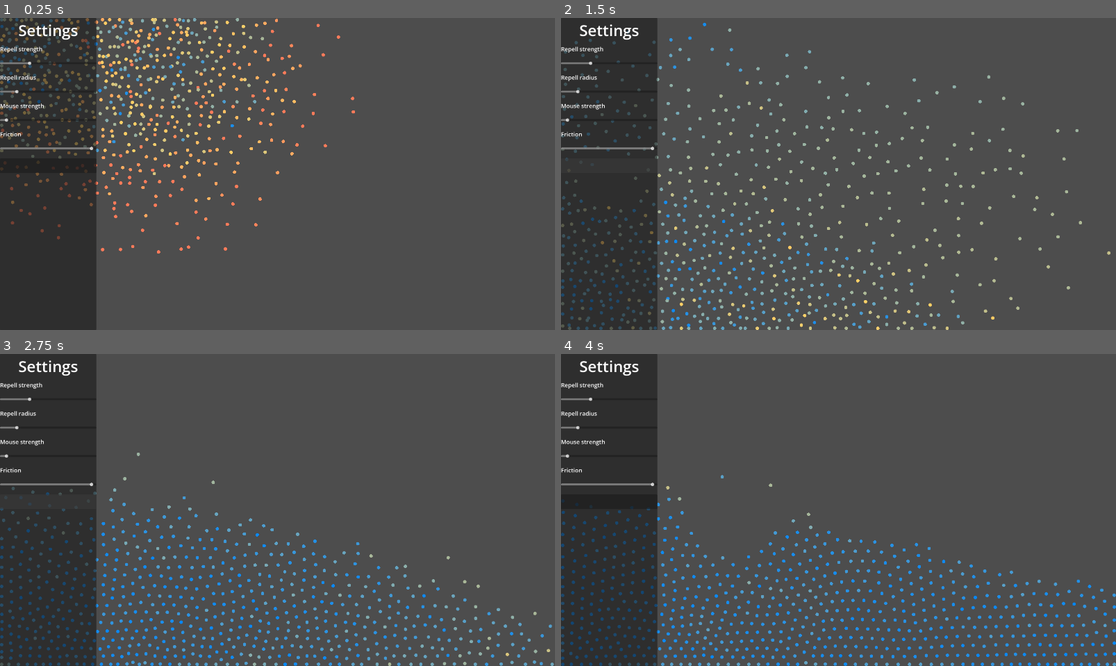
Above: before the commit, frames 1-4 (two rows, left to right).
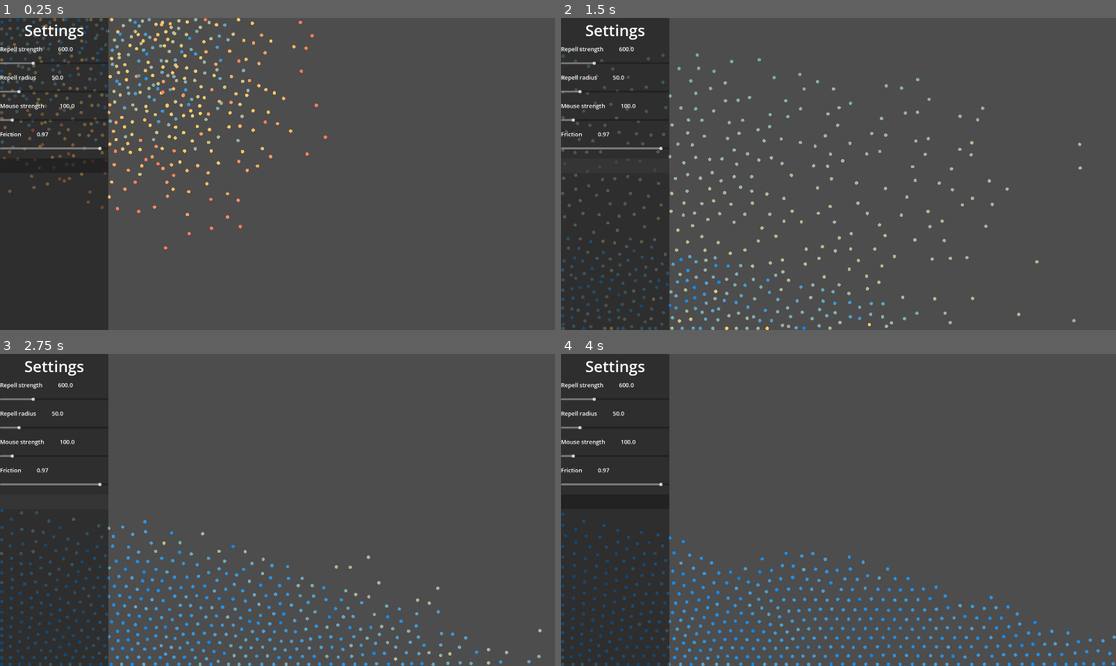
Above: after the commit, the same moments.

Repository: WilliamNord/water-simulator
Game: Godot game, scene res://world.tscn
Same seed, same stepped clock (60 frames per second), same inputs: the game is played once before the commit and once after it.
Inputs (mouse positions are in pixels of both pictures, inside the frame that each line leads up to; where the layout moved, square brackets give the same spot in the first picture):
- Up to frame 1 (0.25 s): no input
- Up to frame 2 (1.5 s): click (616, 164) [610, 164] at 0.5 s; click (616, 164) [610, 164] at 1.25 s
- Up to frame 3 (2.75 s): click (55, 500) [49, 500] at 2 s
- Up to frame 4 (4 s): move the mouse to (960, 494) at 2.77 s; click (960, 494) at 2.92 s; move the mouse to (727, 525) at 3.52 s; click (727, 525) at 3.67 s

The runs differ from the first frame. In frame 1, 8.1% of the frame differs, in the area x 0-64%, y 0-100%; in frame 2, 8.2%; in frame 3, 8.5%; in frame 4, 8.7%, in the area x 0-100%, y 0-100%.

Commit message:
lagt til verdien til sliders
Når kan brukeren se verdien som de har satt. jeg skal legge til en font eller noen farger for å få det til å se bedre ut.

Diff:
--- a/water-particle-sim/particle_manager.gd
+++ b/water-particle-sim/particle_manager.gd
@@ -42,7 +42,7 @@
 		grid[cell].append(particle)
 
 	# input fra mus
-	if Input.is_mouse_button_pressed(MOUSE_BUTTON_LEFT):
+	if Input.is_mouse_button_pressed(MOUSE_BUTTON_LEFT) and get_viewport().gui_get_hovered_control() == null:
 		var mouse_pos = get_global_mouse_position()
 		var mouse_radius_sq = mouse_repell_radius * mouse_repell_radius
 
--- a/water-particle-sim/settings_ui.gd
+++ b/water-particle-sim/settings_ui.gd
@@ -5,6 +5,12 @@
 @onready var repell_rad_slider   = $Panel/VBoxContainer/RepellRadiusSlider
 @onready var mouse_str_slider    = $Panel/VBoxContainer/MouseStrengthSlider
 @onready var friction_slider     = $Panel/VBoxContainer/FrictionSlider
+
+@onready var repell_strength_label_value: Label = $"Panel/VBoxContainer/HBoxContainer/RepellStrengthLabel value"
+@onready var repell_radius_label_value: Label = $"Panel/VBoxContainer/HBoxContainer4/RepellRadiusLabel value"
+@onready var mouse_strength_label_value: Label = $"Panel/VBoxContainer/HBoxContainer3/MouseStrengthLabel value"
+@onready var friction_label_value: Label = $"Panel/VBoxContainer/HBoxContainer2/FrictionLabel value"
+
 
 var manager
 
@@ -25,16 +31,20 @@
 func _on_repell_strength_changed(value):
 	if manager:
 		manager.repell_strength = value
+		repell_strength_label_value.text = str(value)
 
 func _on_repell_radius_changed(value):
 	if manager:
 		manager.repell_radius = value
 		manager.cell_size = value  # grid må følge med
+		repell_radius_label_value.text = str(value)
 
 func _on_mouse_strength_changed(value):
 	if manager:
 		manager.mouse_repell_strength = value
+		mouse_strength_label_value.text = str(value)
 
 func _on_friction_changed(value):
 	for p in get_tree().get_nodes_in_group("particles"):
 		p.velocity_mod = value
+	friction_label_value.text = str(value)
--- a/water-particle-sim/world.gd
+++ b/water-particle-sim/world.gd
@@ -1,7 +1,7 @@
 extends Node2D
 
 const PARTICLE_SCENE = preload("res://particle.tscn")
-@export var num_particles: int = 700
+@export var num_particles: int = 500
 var screen_height = 1080 / 2
 var screen_width = 1920 / 2
 @export var spawn_area: Rect2 = Rect2(Vector2(0, 0), Vector2(screen_width, screen_height))
--- a/water-particle-sim/world.tscn
+++ b/water-particle-sim/world.tscn
@@ -10,7 +10,8 @@
 script = ExtResource("2_fj7yv")
 
 [node name="Panel" type="Panel" parent="settings_ui" unique_id=1062517592]
-custom_minimum_size = Vector2(400, 0)
+clip_contents = true
+custom_minimum_size = Vector2(450, 0)
 anchors_preset = 9
 anchor_bottom = 1.0
 grow_vertical = 2
@@ -33,22 +34,41 @@
 horizontal_alignment = 1
 vertical_alignment = 1
 
-[node name="RepellStrengthLabel" type="Label" parent="settings_ui/Panel/VBoxContainer" unique_id=1100626120]
+[node name="HBoxContainer" type="HBoxContainer" parent="settings_ui/Panel/VBoxContainer" unique_id=811822746]
+layout_mode = 2
+theme_override_constants/separation = 65
+
+[node name="RepellStrengthLabel" type="Label" parent="settings_ui/Panel/VBoxContainer/HBoxContainer" unique_id=1100626120]
 layout_mode = 2
 theme_override_font_sizes/font_size = 24
 text = "Repell strength"
+
+[node name="RepellStrengthLabel value" type="Label" parent="settings_ui/Panel/VBoxContainer/HBoxContainer" unique_id=1369583862]
+layout_mode = 2
+theme_override_font_sizes/font_size = 24
+text = "-0-"
 
 [node name="RepellStrengthSlider" type="HSlider" parent="settings_ui/Panel/VBoxContainer" unique_id=1037848089]
 custom_minimum_size = Vector2(0, 60)
 layout_mode = 2
 max_value = 2000.0
 step = 5.0
-page = 40.0
 
-[node name="RepellRadiusLabel" type="Label" parent="settings_ui/Panel/VBoxContainer" unique_id=1937241851]
+[node name="HBoxContainer4" type="HBoxContainer" parent="settings_ui/Panel/VBoxContainer" unique_id=2030766505]
+layout_mode = 2
+theme_override_constants/separation = 65
+
+[node name="RepellRadiusLabel" type="Label" parent="settings_ui/Panel/VBoxContainer/HBoxContainer4" unique_id=1937241851]
 layout_mode = 2
 theme_override_font_sizes/font_size = 24
 text = "Repell radius"
+
+[node name="RepellRadiusLabel value" type="Label" parent="settings_ui/Panel/VBoxContainer/HBoxContainer4" unique_id=807243409]
+layout_mode = 2
+size_flags_horizontal = 8
+size_flags_vertical = 8
+theme_override_font_sizes/font_size = 24
+text = "-0-"
 
 [node name="RepellRadiusSlider" type="HSlider" parent="settings_ui/Panel/VBoxContainer" unique_id=746557960]
 custom_minimum_size = Vector2(0, 60)
@@ -57,27 +77,47 @@
 max_value = 300.0
 value = 1.0
 
-[node name="MouseStrengthLabel" type="Label" parent="settings_ui/Panel/VBoxContainer" unique_id=1118295603]
+[node name="HBoxContainer3" type="HBoxContainer" parent="settings_ui/Panel/VBoxContainer" unique_id=400296697]
+layout_mode = 2
+theme_override_constants/separation = 65
+
+[node name="MouseStrengthLabel" type="Label" parent="settings_ui/Panel/VBoxContainer/HBoxContainer3" unique_id=1118295603]
 layout_mode = 2
 theme_override_font_sizes/font_size = 24
 text = "Mouse strength"
 
+[node name="MouseStrengthLabel value" type="Label" parent="settings_ui/Panel/VBoxContainer/HBoxContainer3" unique_id=1341391236]
+layout_mode = 2
+theme_override_font_sizes/font_size = 24
+text = "-0-"
+
 [node name="MouseStrengthSlider" type="HSlider" parent="settings_ui/Panel/VBoxContainer" unique_id=1672736762]
 custom_minimum_size = Vector2(0, 60)
 layout_mode = 2
-max_value = 2000.0
+max_value = 1000.0
 step = 5.0
 
-[node name="FrictionLabel" type="Label" parent="settings_ui/Panel/VBoxContainer" unique_id=1447186780]
+[node name="HBoxContainer2" type="HBoxContainer" parent="settings_ui/Panel/VBoxContainer" unique_id=527620422]
+layout_mode = 2
+theme_override_constants/separation = 65
+
+[node name="FrictionLabel" type="Label" parent="settings_ui/Panel/VBoxContainer/HBoxContainer2" unique_id=1447186780]
 layout_mode = 2
 theme_override_font_sizes/font_size = 24
 text = "Friction"
 
+[node name="FrictionLabel value" type="Label" parent="settings_ui/Panel/VBoxContainer/HBoxContainer2" unique_id=1679388492]
+layout_mode = 2
+theme_override_font_sizes/font_size = 24
+text = "-0-"
+
 [node name="FrictionSlider" type="HSlider" parent="settings_ui/Panel/VBoxContainer" unique_id=20563206]
 custom_minimum_size = Vector2(0, 60)
 layout_mode = 2
+min_value = 0.5
 max_value = 1.0
-step = 0.001
+step = 0.01
+value = 1.0
 
 [node name="Button" type="Button" parent="settings_ui/Panel/VBoxContainer" unique_id=1526995655]
 custom_minimum_size = Vector2(0, 60)
Not shown, changed: .DS_Store
